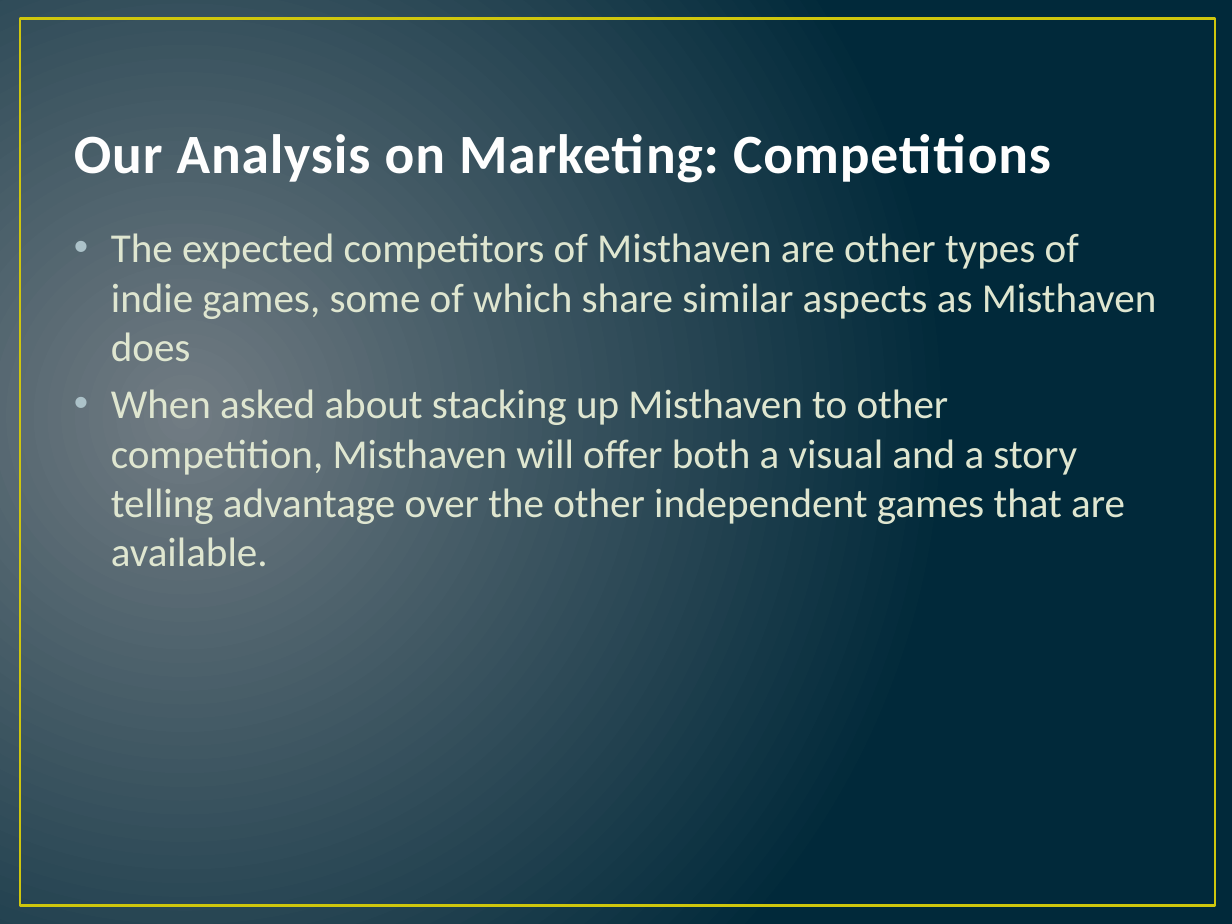
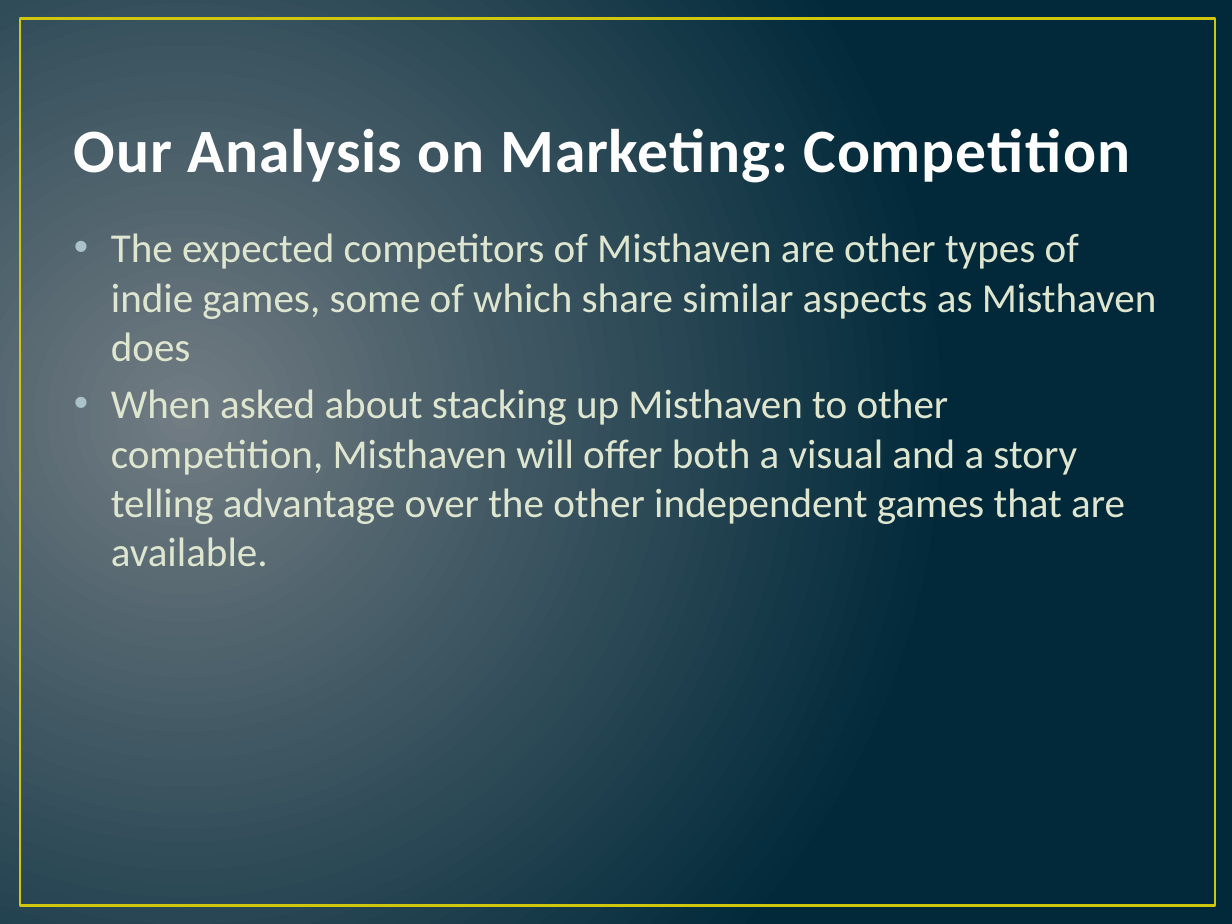
Before and after one commit to Acularius/Pixel-Brother, a slide deck: slide 12 of Assignment/Marketing Presentation/Marketing Presentation Final.pptx. Drawn at 1232x924 pixels with LibreOffice and Linux fonts; fonts in the diff are those of the drawing. Boxes give left, top, right and bottom in pixels: in the first picture for what was removed or moved away, otherwise in the second. Text is boxed around its words. In the diff, an @@ line names an element or a change of style, - is before the commit and + after.

Commit message:
Updated presentation

```diff
--- a/Assignment/Marketing Presentation/Marketing Presentation Final.pptx
+++ b/Assignment/Marketing Presentation/Marketing Presentation Final.pptx
@@ title at box(74, 128, 1131, 183): text changed; size 32.4 to 36 pt @@
-Our Analysis on Marketing: Competitions
+Our Analysis on Marketing: Competition
```
Also in this commit, not shown: 1 other slide changed.
